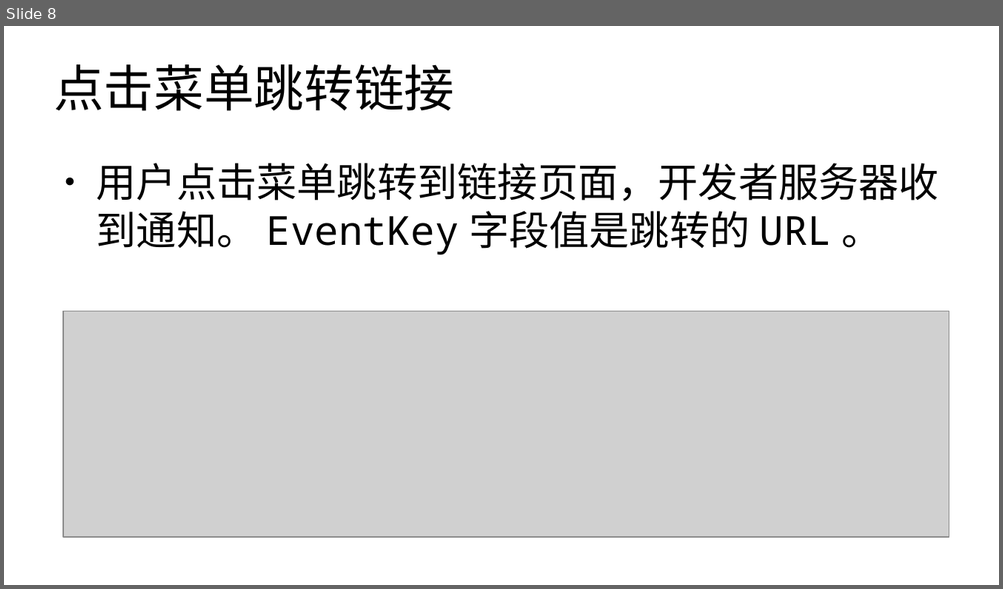
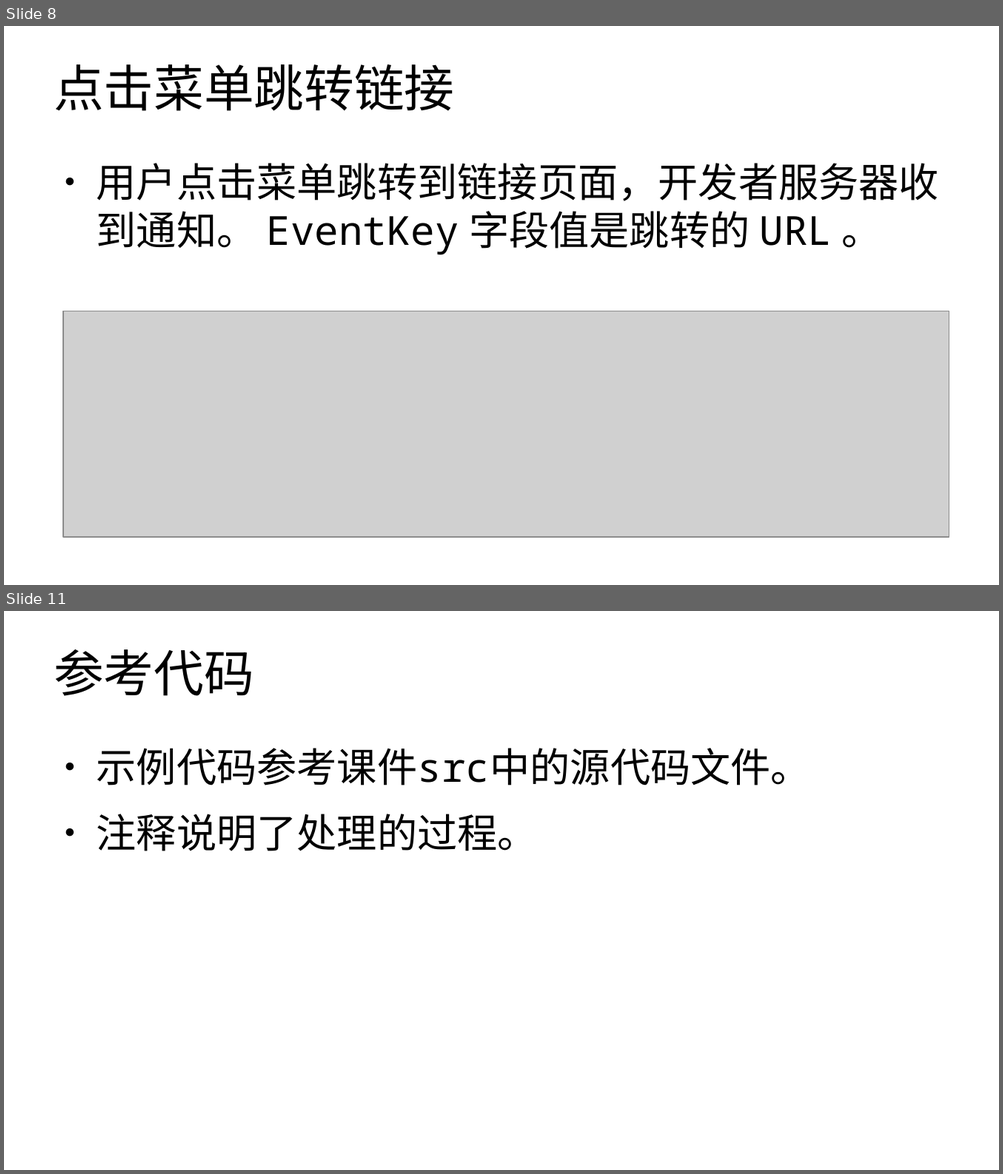
Before and after one commit to edu2act/course-wechat-and-miniprogram, a slide deck: materials/ch04/ch04-事件消息处理.odp. Shown one above the other, each under a label of ours: slide 8 before the commit, slides 8 and 11 after it; the slides between them are not shown. The pictures are 1003x589 and 1003x1174 pixels, drawn with LibreOffice and Linux fonts; fonts in the diff are those of the drawing; grey boxes stand for pictures. Boxes give left, top, right and bottom in pixels: in the first picture for what was removed or moved away, otherwise in the second. Text is boxed around its words. In the diff, an @@ line names an element or a change of style, - is before the commit and + after.

```diff
--- a/materials/ch04/ch04-事件消息处理.odp
+++ b/materials/ch04/ch04-事件消息处理.odp
@@ slide 11 added at (4,611,999,1170), background #FFFFFF @@
@@ title added at (54,649,254,696), 40 pt, text #000000 @@
+参考代码
@@ text added at (96,748,811,851), 32 pt, text #000000 @@
+● 示例代码参考课件src中的源代码文件。
+● 注释说明了处理的过程。
```
Also in this commit, not shown: 18 other files.
